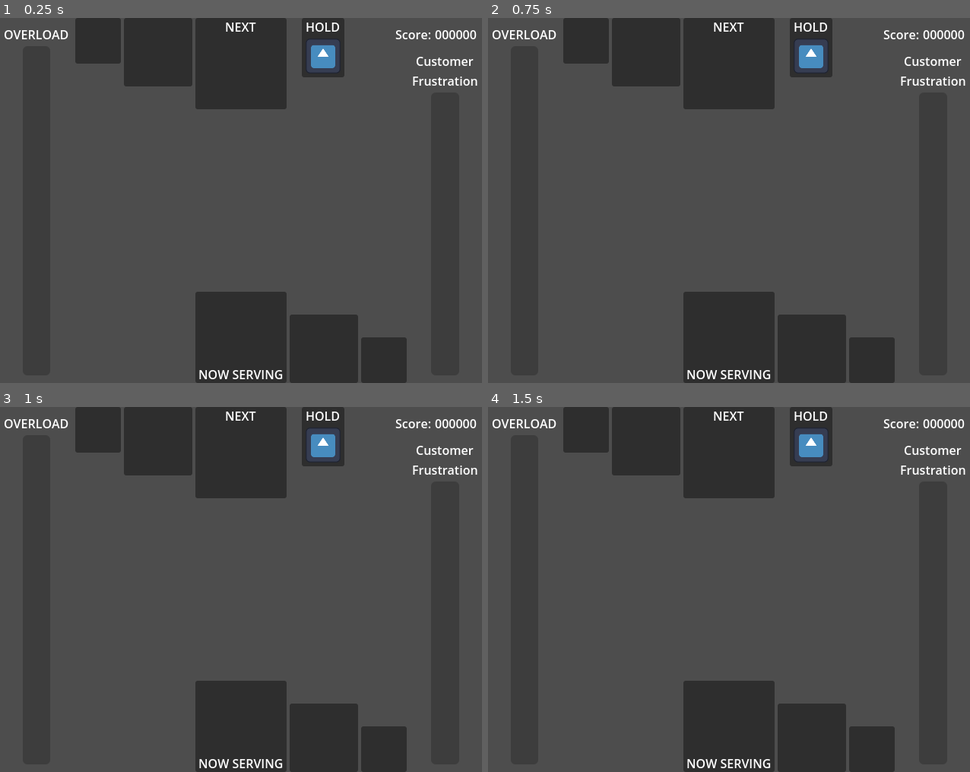
Above: before the commit, frames 1-4 (two rows, left to right).
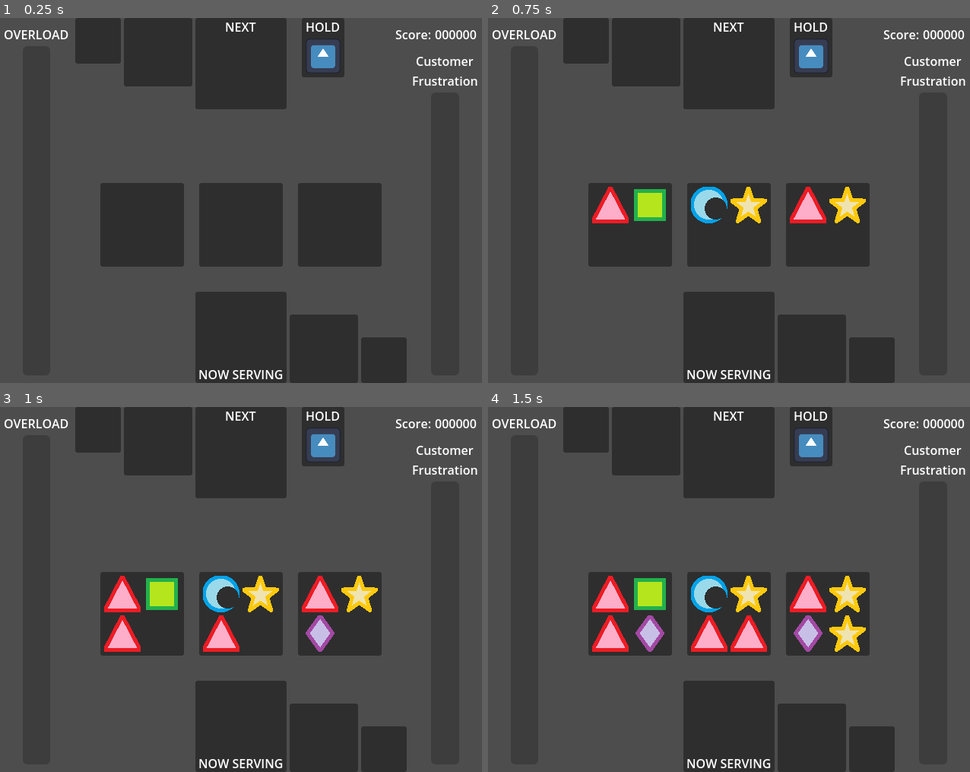
Above: after the commit, the same moments.

Repository: SamBumgardner/cure-all
Game: Godot game, scene res://src/gameplay/gameplay.tscn
Two runs of this game, one before a commit and one after it. Both use one fixed random seed, a clock stepped at 60 frames per second and the inputs below. The project has no main scene, so this scene is started directly. The engine's default icon, where the game draws it, is replaced by a stand-in: a white triangle on a blue panel in a dark square.
Inputs:
- Up to frame 1 (0.25 s): no input
- Up to frame 2 (0.75 s): tap Enter (ui_accept) at 0.5, 0.6 s
- Up to frame 3 (1 s): tap Enter (ui_accept) at 0.77 s
- Up to frame 4 (1.5 s): tap Enter (ui_accept) at 1.07, 1.35 s

The runs differ from the first frame. In frame 1, 12% of the frame differs, in the area x 20-80%, y 45-69%; in frame 2, 12%; in frame 3, 12%; in frame 4, 12%.

Commit message:
create cauldrons

Diff:
--- a/game/src/gameplay/gameplay.tscn
+++ b/game/src/gameplay/gameplay.tscn
@@ -1,7 +1,29 @@
-[gd_scene load_steps=2 format=3 uid="uid://4husr2ek7co7"]
+[gd_scene load_steps=3 format=3 uid="uid://4husr2ek7co7"]
 
 [ext_resource type="PackedScene" uid="uid://cgnajcvst8qr7" path="res://src/gameplay/ui/hud.tscn" id="1_a64cp"]
+[ext_resource type="PackedScene" uid="uid://ch3gfoevk7wsu" path="res://src/gameplay/ui/cauldron.tscn" id="2_w8oa4"]
 
 [node name="Gameplay" type="Node2D"]
 
 [node name="Hud" parent="." instance=ExtResource("1_a64cp")]
+
+[node name="HBoxContainer" type="HBoxContainer" parent="Hud"]
+layout_mode = 1
+anchors_preset = -1
+anchor_left = 0.5
+anchor_top = 0.5
+anchor_right = 0.5
+anchor_bottom = 0.5
+offset_top = 64.0
+grow_horizontal = 2
+grow_vertical = 2
+theme_override_constants/separation = 20
+
+[node name="Cauldron" parent="Hud/HBoxContainer" instance=ExtResource("2_w8oa4")]
+layout_mode = 2
+
+[node name="Cauldron2" parent="Hud/HBoxContainer" instance=ExtResource("2_w8oa4")]
+layout_mode = 2
+
+[node name="Cauldron3" parent="Hud/HBoxContainer" instance=ExtResource("2_w8oa4")]
+layout_mode = 2
--- /dev/null
+++ b/game/src/gameplay/ui/cauldron.gd
@@ -0,0 +1,31 @@
+class_name Cauldron extends Control
+
+const MAX_INGREDIENTS: int = 4
+const INGREDIENT_TYPES: Array[String] = [
+    "diamond",
+    "moon",
+    "square",
+    "star",
+    "triangle",
+]
+const INGREDIENT_ICON_FORMAT: String = "res://assets/art/%s_icon.png"
+
+@export var ingredient_container: Node
+
+@onready var ingredients: Array[Node] = ingredient_container.get_children()
+var active_ingredients_count = 0
+
+func _ready() -> void:
+    ingredients.map(func(x): x.hide())
+
+func _process(delta: float) -> void:
+    if Input.is_action_just_pressed("ui_accept"):
+        if active_ingredients_count < MAX_INGREDIENTS:
+            var new_ingredient_type = INGREDIENT_TYPES.pick_random()
+            add_ingredient(new_ingredient_type)
+
+func add_ingredient(ingredient_type: String) -> void:
+    var current_ingredient: TextureRect = ingredients[active_ingredients_count] as TextureRect
+    current_ingredient.show()
+    current_ingredient.texture = load(INGREDIENT_ICON_FORMAT % ingredient_type)
+    active_ingredients_count += 1
--- /dev/null
+++ b/game/src/gameplay/ui/cauldron.tscn
@@ -0,0 +1,47 @@
+[gd_scene load_steps=3 format=3 uid="uid://ch3gfoevk7wsu"]
+
+[ext_resource type="Script" path="res://src/gameplay/ui/cauldron.gd" id="1_r8mmx"]
+[ext_resource type="Texture2D" uid="uid://c6vvyjohdo563" path="res://assets/art/diamond_icon.png" id="2_iyf5a"]
+
+[node name="Cauldron" type="PanelContainer" node_paths=PackedStringArray("ingredient_container")]
+custom_minimum_size = Vector2(110, 110)
+anchors_preset = 8
+anchor_left = 0.5
+anchor_top = 0.5
+anchor_right = 0.5
+anchor_bottom = 0.5
+offset_left = -55.0
+offset_top = -55.0
+offset_right = 55.0
+offset_bottom = 55.0
+grow_horizontal = 2
+grow_vertical = 2
+script = ExtResource("1_r8mmx")
+ingredient_container = NodePath("MC/Ingredients")
+
+[node name="MC" type="MarginContainer" parent="."]
+layout_mode = 2
+theme_override_constants/margin_left = 5
+theme_override_constants/margin_top = 5
+theme_override_constants/margin_right = 5
+theme_override_constants/margin_bottom = 5
+
+[node name="Ingredients" type="GridContainer" parent="MC"]
+layout_mode = 2
+columns = 2
+
+[node name="Ingredient" type="TextureRect" parent="MC/Ingredients"]
+layout_mode = 2
+texture = ExtResource("2_iyf5a")
+
+[node name="Ingredient2" type="TextureRect" parent="MC/Ingredients"]
+layout_mode = 2
+texture = ExtResource("2_iyf5a")
+
+[node name="Ingredient3" type="TextureRect" parent="MC/Ingredients"]
+layout_mode = 2
+texture = ExtResource("2_iyf5a")
+
+[node name="Ingredient4" type="TextureRect" parent="MC/Ingredients"]
+layout_mode = 2
+texture = ExtResource("2_iyf5a")
